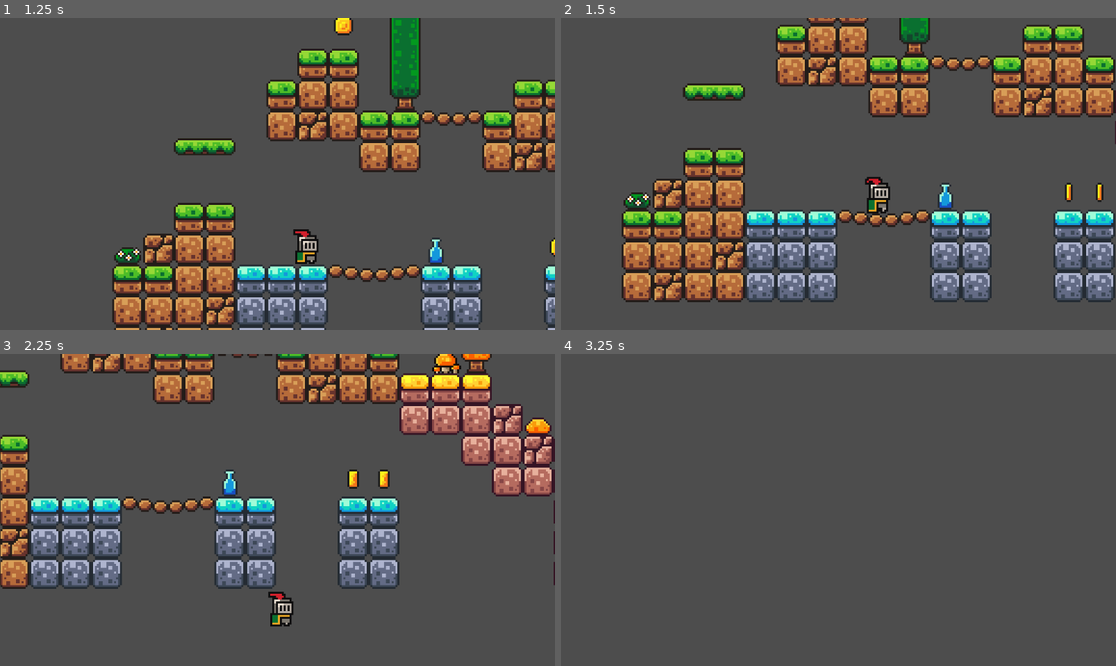
Above: before the commit, frames 1-4 (two rows, left to right).
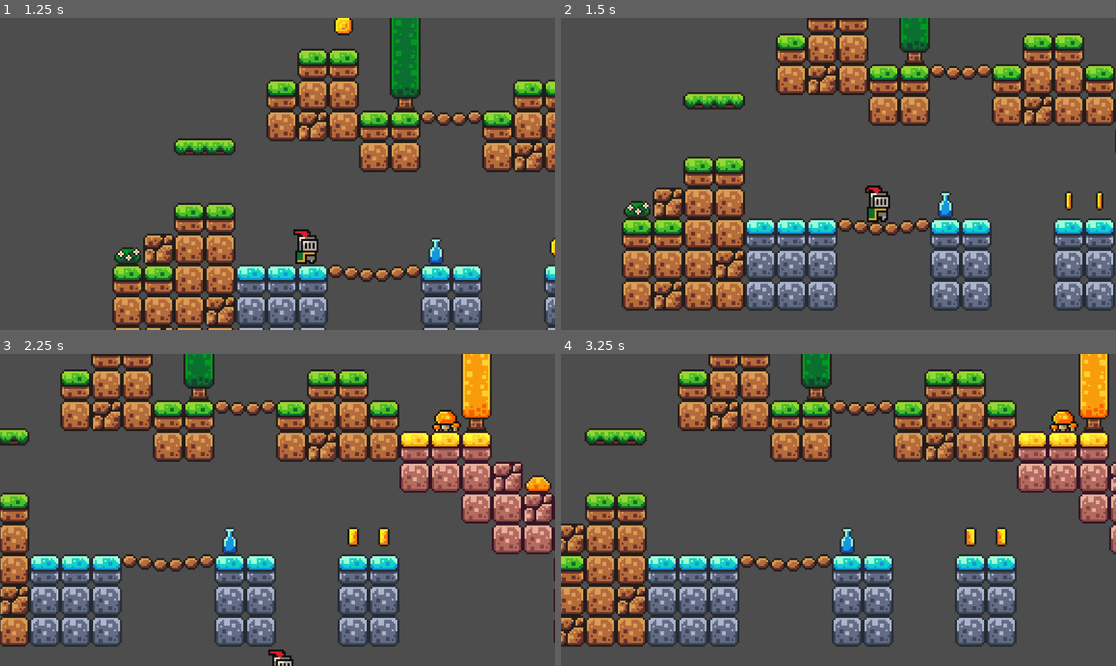
Above: after the commit, the same moments.

Repository: fillumina/brickjumper
Game: Godot game, scene res://scenes/game.tscn
Two runs of this game, one before a commit and one after it. Both use one fixed random seed, a clock stepped at 60 frames per second and the inputs below.
Inputs:
- Up to frame 1 (1.25 s): tap Enter (ui_accept) at 0.5, 0.77 s; hold Right (ui_right) from 0.53 s (still down)
- Up to frame 2 (1.5 s): keep holding Right (ui_right)
- Up to frame 3 (2.25 s): tap Enter (ui_accept) at 1.52 s; release Right (ui_right) at 2.03 s; hold Left (ui_left) from 2.03 s (still down)
- Up to frame 4 (3.25 s): release Left (ui_left) at 2.78 s; hold Right (ui_right) from 2.78 s (still down); tap Enter (ui_accept) at 3.02 s

Frame 1 is identical in both runs. In frame 2, 31% of the frame differs, in the area x 10-100%, y 0-94%; in frame 3, 47%, in the area x 0-100%, y 0-100%; in frame 4, 35%.

Commit message:
add camera follow Limit Bottom to 120
This way when a player falls the camera doesn't
fall as well but stays in the scene.

Diff:
--- a/scenes/game.tscn
+++ b/scenes/game.tscn
@@ -222,6 +222,7 @@
 [node name="Camera2D" type="Camera2D" parent="Player"]
 position = Vector2(1, -9)
 zoom = Vector2(4, 4)
+limit_bottom = 120
 position_smoothing_enabled = true
 
 [node name="Platform" parent="." instance=ExtResource("3_lnu2h")]
